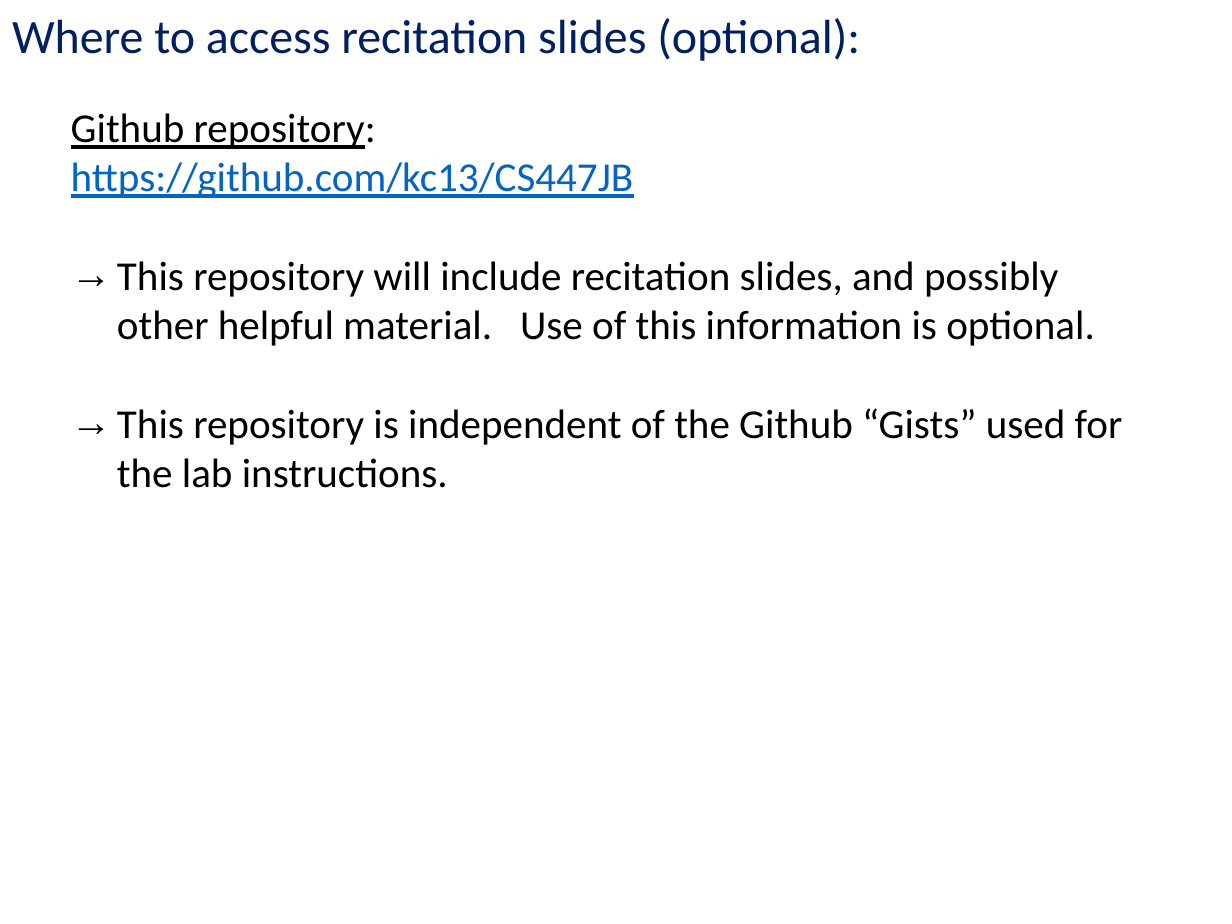
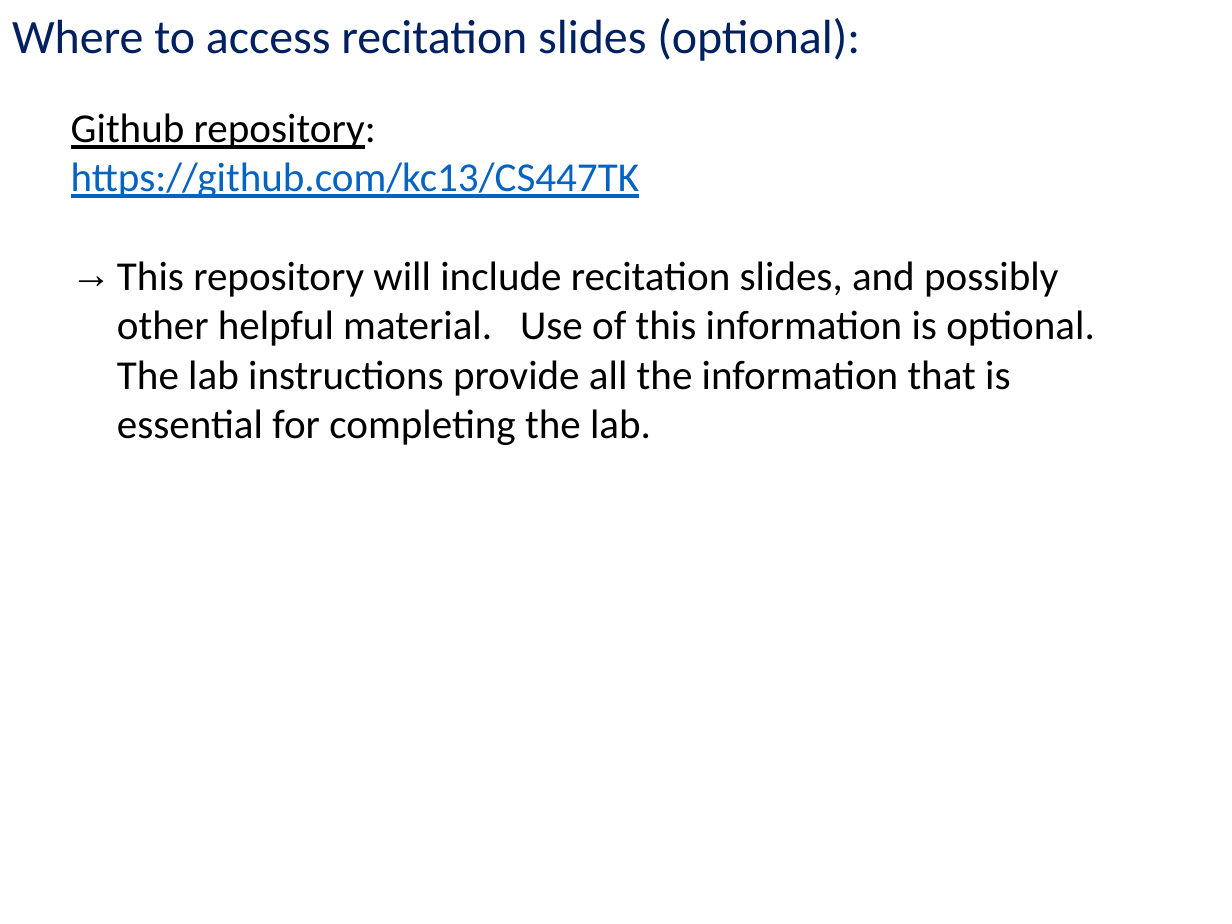
Before and after one commit to kc13/CS447TK, a slide deck: slide 4 of cs447tk_rec1_jan22.pptx. Drawn at 1232x924 pixels with LibreOffice and Linux fonts; fonts in the diff are those of the drawing. Boxes give left, top, right and bottom in pixels: in the first picture for what was removed or moved away, otherwise in the second. Text is boxed around its words. In the diff, an @@ line names an element or a change of style, - is before the commit and + after.

Commit message:
Lab #2 slides, 1/22/18

```diff
--- a/cs447tk_rec1_jan22.pptx
+++ b/cs447tk_rec1_jan22.pptx
@@ text at bbox=[71, 162, 1095, 445]: text changed @@
-https://github.com/kc13/CS447JB
-→ This repository will include recitation slides, and possibly other helpful material. Use of this information is optional.
-→ This repository is independent of the Github “Gists” used for the lab instructions.
+https://github.com/kc13/CS447TK
+→ This repository will include recitation slides, and possibly other helpful material. Use of this information is optional. The lab instructions provide all the information that is essential for completing the lab.
```
Also in this commit, not shown: 3 other slides changed, 13 slides added, 13 slides removed.
